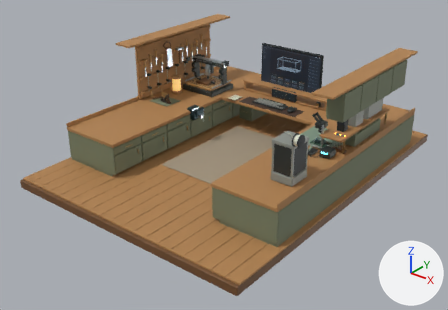
The glTF model assets/cockpit/command-center-warm.glb: old version first, new version second.
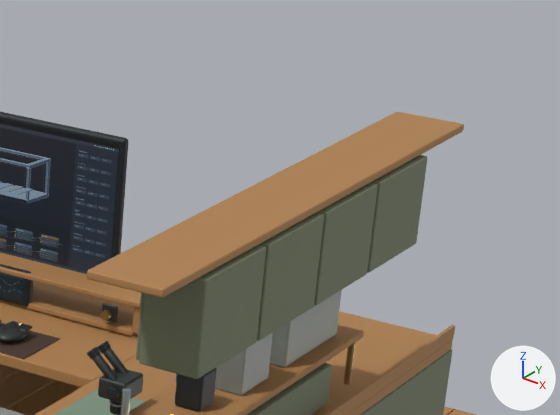
The first picture shows the older version from a 50 mm lens placed at (10.13, -14.45, 8.14), pointed at (-0.02, -1.77, 0.28). The close-ups show the older and then the newer version on the part from 64% to 99% of the width and 5% to 43% of the height of that picture. Only the edits that show in the close-ups are written down. Every picture has the same lights, and +X, +Y and +Z are marked at lower right. Where no turn or scale is listed for an object, it has been applied to the vertices. Vertices at exactly the same position are counted once.

The older version as bpy lines, for what is in view:
```python
me_computer__rubber___black_plastic = bpy.data.meshes.new('computer__Rubber / black plastic')
me_computer__rubber___black_plastic.from_pydata(...)  # 2976 vertices, 3176 faces; spans x -1.12..1.12, y -0.59..0.59, z -0.79..0.79
me_computer__rubber___black_plastic.materials.append(mat_web___rubber___black_plastic)  # black #1d272b
me_lab__graphite_powder_coat = bpy.data.meshes.new('lab__Graphite powder coat')
me_lab__graphite_powder_coat.from_pydata(...)  # 2400 vertices, 4740 faces; spans x -0.41..0.41, y -1.17..1.17, z -0.43..0.43
me_lab__graphite_powder_coat.materials.append(mat_web___graphite_powder_coat)  # dark grey #424948
me_lab__warm_workshop_natural_oak = bpy.data.meshes.new('lab__Warm workshop natural oak')
me_lab__warm_workshop_natural_oak.from_pydata(...)  # 384 vertices, 752 faces; spans x -0.98..0.98, y -3.7..3.7, z -1.05..1.05
me_lab__warm_workshop_natural_oak.materials.append(mat_web___warm_workshop_natural_oak)  # picture img_warm_oak_diff
ob_computer__rubber___black_plastic = bpy.data.objects.new('computer__Rubber / black plastic', me_computer__rubber___black_plastic)
ob_computer__rubber___black_plastic.location = (0.0, 1.054, 1.888)
ob_lab__graphite_powder_coat = bpy.data.objects.new('lab__Graphite powder coat', me_lab__graphite_powder_coat)
ob_lab__graphite_powder_coat.location = (2.906, -0.565, 1.523)
ob_lab__warm_workshop_natural_oak = bpy.data.objects.new('lab__Warm workshop natural oak', me_lab__warm_workshop_natural_oak)
ob_lab__warm_workshop_natural_oak.location = (2.7, -0.75, 2.029)
# also in view: 'Screen_Computer' at (0.0, 1.55, 2.02); 'lab__Rubber / black plastic' at (2.84, -0.18, 1.6); 'lab__Warm workshop sage silicone' at (2.49, -0.8, 1.23); 'room__Brown leather desk pad' at (0.0, 0.55, 1.08); 'room__Warm workshop olive cabinetry' at (0.0, -0.73, 0.55)
```
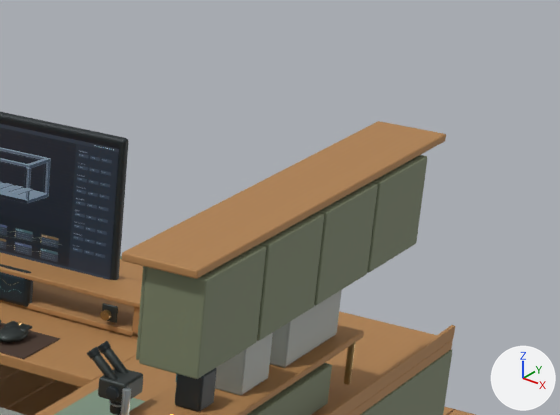
Pixel boxes (x1, y1, x2, y2) of what changed, in the close-ups (560 x 415 px; the box of a moved part takes in the faces that stretch with it):
'lab__Warm workshop natural oak', reshaped
    before: (35, 112, 464, 415)
    after: (35, 121, 455, 415)
part 1 of me_lab__warm_workshop_natural_oak, moved or reshaped
    before: (87, 112, 464, 298)
    after: (122, 121, 446, 279)

The change, as a list of edits to the scene's bpy script:
```text
Change me_lab__warm_workshop_natural_oak:
    where me_lab__warm_workshop_natural_oak.from_pydata(...)  # 384 vertices, 752 faces; spans x -0.98..0.98, y -3.7..3.7, z -1.05..1.05
    used by ob_lab__warm_workshop_natural_oak; location = (2.7, -0.75, 2.029)
    me_lab__warm_workshop_natural_oak part 1: the loose piece of 96 vertices spanning x 0.4..0.98, y -1.6..3.2, z 0.99..1.05 is scaled about its middle by (1, 0.833, 1), then moved by (0.0, 0.05, 0.0)
```
